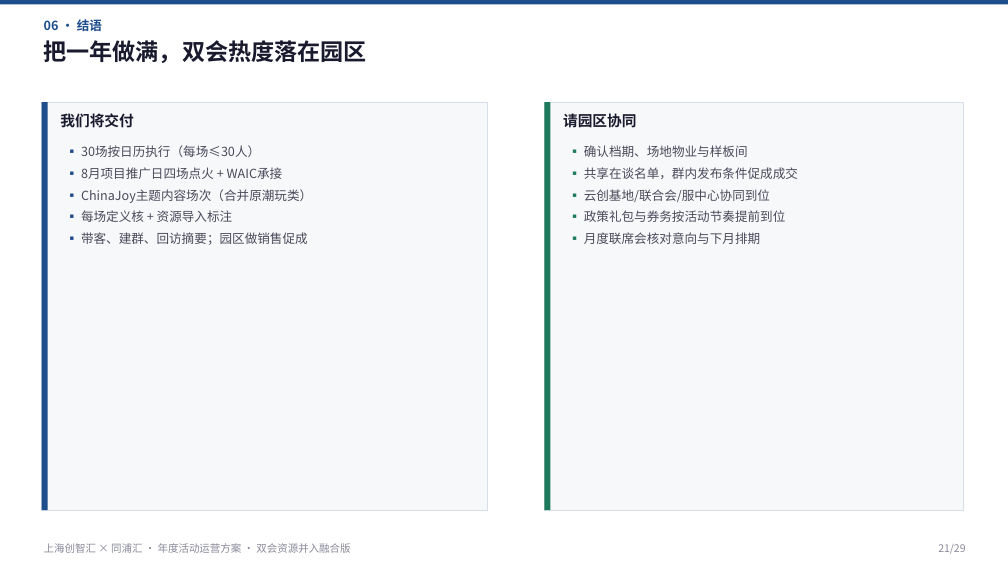
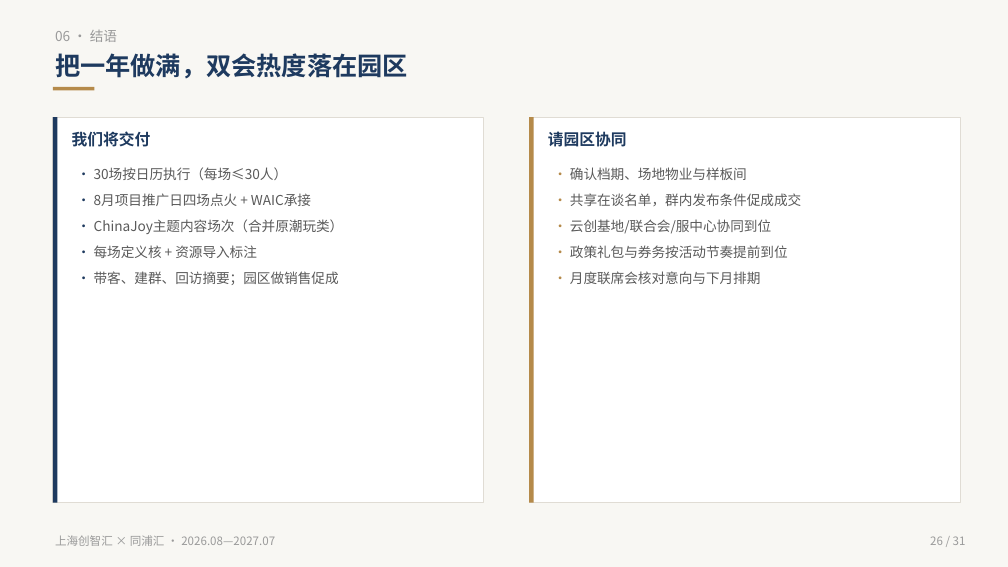
Before and after one commit to hujigang2010-maker/AIDEN, a slide deck: slide 26 of proposal/chuangzhihui-annual-ops-plan-dual-merge.pptx (slide 21 before the commit). Drawn at 1008x567 pixels with LibreOffice and Linux fonts; fonts in the diff are those of the drawing. Boxes give left, top, right and bottom in pixels: in the first picture for what was removed or moved away, otherwise in the second. Text is boxed around its words. In the diff, an @@ line names an element or a change of style, - is before the commit and + after.

```diff
--- a/proposal/chuangzhihui-annual-ops-plan-dual-merge.pptx
+++ b/proposal/chuangzhihui-annual-ops-plan-dual-merge.pptx
@@ rectangle removed at <box>0,0,1008,5</box> @@
@@ rectangle added at <box>0,0,1008,567</box>, fill #F8F7F3 @@
@@ text "06 · 结语": place and size @@
-text "06 · 结语" at <box>44,17,102,34</box>
+text "06 · 结语" at <box>55,30,117,42</box>
@@ text "06 · 结语" at <box>55,30,117,42</box>: size 12 to 13 pt, text colour #1E4D8C to #9A9A9A, bold off @@
@@ text "把一年做满，双会热度落在园区": place and size @@
-text "把一年做满，双会热度落在园区" at <box>44,40,367,63</box>
+text "把一年做满，双会热度落在园区" at <box>55,53,408,79</box>
@@ text "把一年做满，双会热度落在园区" at <box>55,53,408,79</box>: size 22 to 24 pt, text colour #1A1A2E to #1E3A5F @@
@@ rectangle added at <box>53,87,95,90</box>, fill #B58A4A @@
@@ rectangle: place and size @@
-rectangle at <box>42,102,488,510</box>
+rectangle at <box>53,117,484,503</box>
@@ rectangle at <box>53,117,484,503</box>: fill #F7F8FA to #FFFFFF; outline #D8DEE8 0.8 pt to #E0DCD4 0.8 pt @@
@@ rectangle: place and size @@
-rectangle at <box>42,102,48,510</box>
+rectangle at <box>53,117,57,503</box>
@@ rectangle at <box>53,117,57,503</box>: fill #1E4D8C to #1E3A5F @@
@@ rectangle at <box>529,117,960,503</box>: fill #F7F8FA to #FFFFFF; outline #D8DEE8 0.8 pt to #E0DCD4 0.8 pt @@
@@ rectangle: place and size @@
-rectangle at <box>544,102,964,510</box>
+rectangle at <box>529,117,960,503</box>
@@ rectangle: place and size @@
-rectangle at <box>544,102,551,510</box>
+rectangle at <box>529,117,534,503</box>
@@ rectangle at <box>529,117,534,503</box>: fill #1F7A5C to #B58A4A @@
@@ text "我们将交付": place and size @@
-text "我们将交付" at <box>60,113,134,128</box>
+text "我们将交付" at <box>72,131,151,147</box>
@@ text "我们将交付" at <box>72,131,151,147</box>: size 14 to 15 pt, text colour #1A1A2E to #1E3A5F @@
@@ text "请园区协同" at <box>548,131,627,147</box>: size 14 to 15 pt, text colour #1A1A2E to #1E3A5F @@
@@ text "请园区协同": place and size @@
-text "请园区协同" at <box>563,113,637,127</box>
+text "请园区协同" at <box>548,131,627,147</box>
@@ text at <box>94,167,344,285</box>: text changed; size 12 to 13 pt; text colour #4A4A5A to #5A5A5A @@
-▪ 30场按日历执行（每场≤30人）
-▪ 8月项目推广日四场点火 + WAIC承接
-▪ ChinaJoy主题内容场次（合并原潮玩类）
-▪ 每场定义核 + 资源导入标注
-▪ 带客、建群、回访摘要；园区做销售促成
+· 30场按日历执行（每场≤30人）
+· 8月项目推广日四场点火 + WAIC承接
+· ChinaJoy主题内容场次（合并原潮玩类）
+· 每场定义核 + 资源导入标注
+· 带客、建群、回访摘要；园区做销售促成
@@ text at <box>570,167,801,284</box>: text changed; size 12 to 13 pt; text colour #4A4A5A to #5A5A5A @@
-▪ 确认档期、场地物业与样板间
-▪ 共享在谈名单，群内发布条件促成成交
-▪ 云创基地/联合会/服中心协同到位
-▪ 政策礼包与券务按活动节奏提前到位
-▪ 月度联席会核对意向与下月排期
+· 确认档期、场地物业与样板间
+· 共享在谈名单，群内发布条件促成成交
+· 云创基地/联合会/服中心协同到位
+· 政策礼包与券务按活动节奏提前到位
+· 月度联席会核对意向与下月排期
@@ text at <box>55,535,275,546</box>: text changed; size 10 to 11 pt; text colour #8A8A9A to #9A9A9A @@
-上海创智汇 × 同浦汇 · 年度活动运营方案 · 双会资源并入融合版
+上海创智汇 × 同浦汇 · 2026.08—2027.07
@@ text added at <box>930,536,966,545</box>, 11 pt, text #9A9A9A @@
+26 / 31
@@ text removed at <box>938,544,965,554</box> @@
-21/29
```
Also in this commit, not shown: 21 other slides changed, 9 slides added, 7 slides removed, 40 other files.
